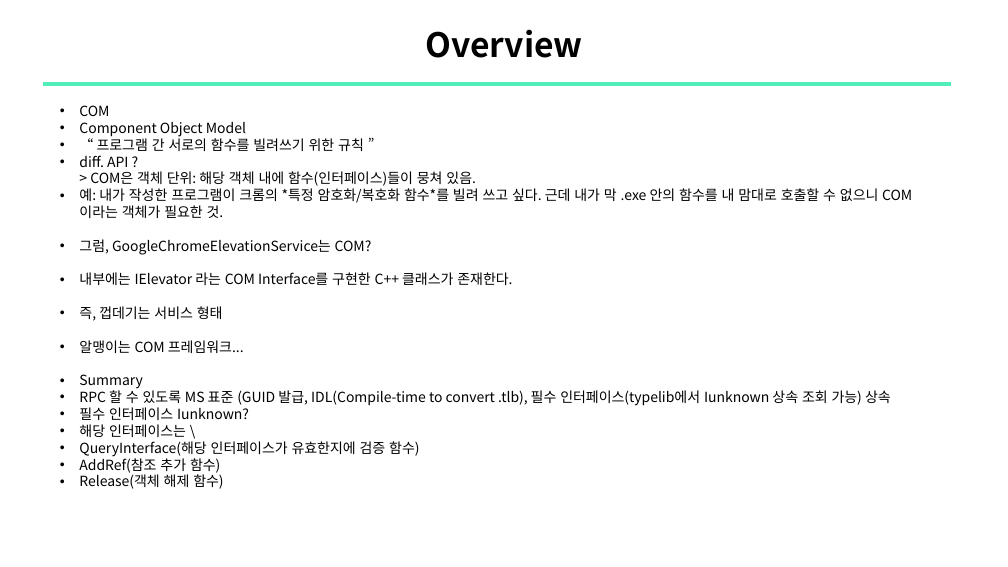
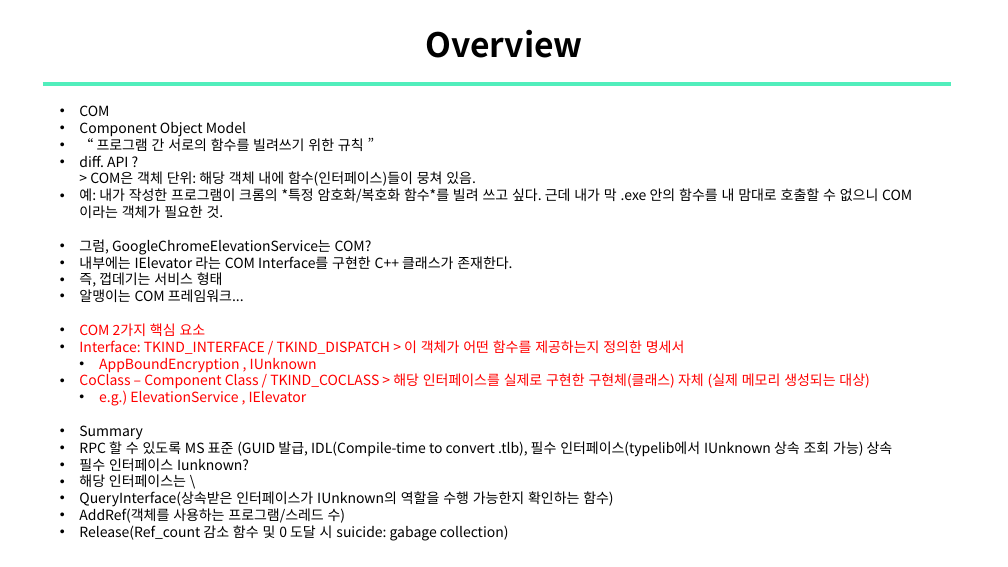
Before and after one commit to sewonpark-sec/SSL-Seminar, a slide deck: slide 9 of 16_COMrade_ABE_Analysis.pptx (slide 5 before the commit). Drawn at 1008x567 pixels with LibreOffice and Linux fonts; fonts in the diff are those of the drawing. Boxes give left, top, right and bottom in pixels: in the first picture for what was removed or moved away, otherwise in the second. Text is boxed around its words. In the diff, an @@ line names an element or a change of style, - is before the commit and + after.

```diff
--- a/16_COMrade_ABE_Analysis.pptx
+++ b/16_COMrade_ABE_Analysis.pptx
@@ text at box(79, 323, 869, 406): paragraphs added @@
+    • COM 2가지 핵심 요소
+    • Interface: TKIND_INTERFACE / TKIND_DISPATCH > 이 객체가 어떤 함수를 제공하는지 정의한 명세서
+    • AppBoundEncryption , IUnknown
+    • CoClass – Component Class / TKIND_COCLASS > 해당 인터페이스를 실제로 구현한 구현체(클래스) 자체 (실제 메모리 생성되는 대상)
+      • e.g.) ElevationService , IElevator
@@ text at box(79, 439, 893, 457): text changed @@
-    • RPC 할 수 있도록 MS 표준 (GUID 발급, IDL(Compile-time to convert .tlb), 필수 인터페이스(typelib에서 Iunknown 상속 조회 가능) 상속
+    • RPC 할 수 있도록 MS 표준 (GUID 발급, IDL(Compile-time to convert .tlb), 필수 인터페이스(typelib에서 IUnknown 상속 조회 가능) 상속
@@ text at box(79, 491, 613, 541): text changed @@
-      • QueryInterface(해당 인터페이스가 유효한지에 검증 함수)
-      • AddRef(참조 추가 함수)
-      • Release(객체 해제 함수)
+      • QueryInterface(상속받은 인터페이스가 IUnknown의 역할을 수행 가능한지 확인하는 함수)
+      • AddRef(객체를 사용하는 프로그램/스레드 수)
+      • Release(Ref_count 감소 함수 및 0 도달 시 suicide: gabage collection)
```
Also in this commit, not shown: 4 slides added.
